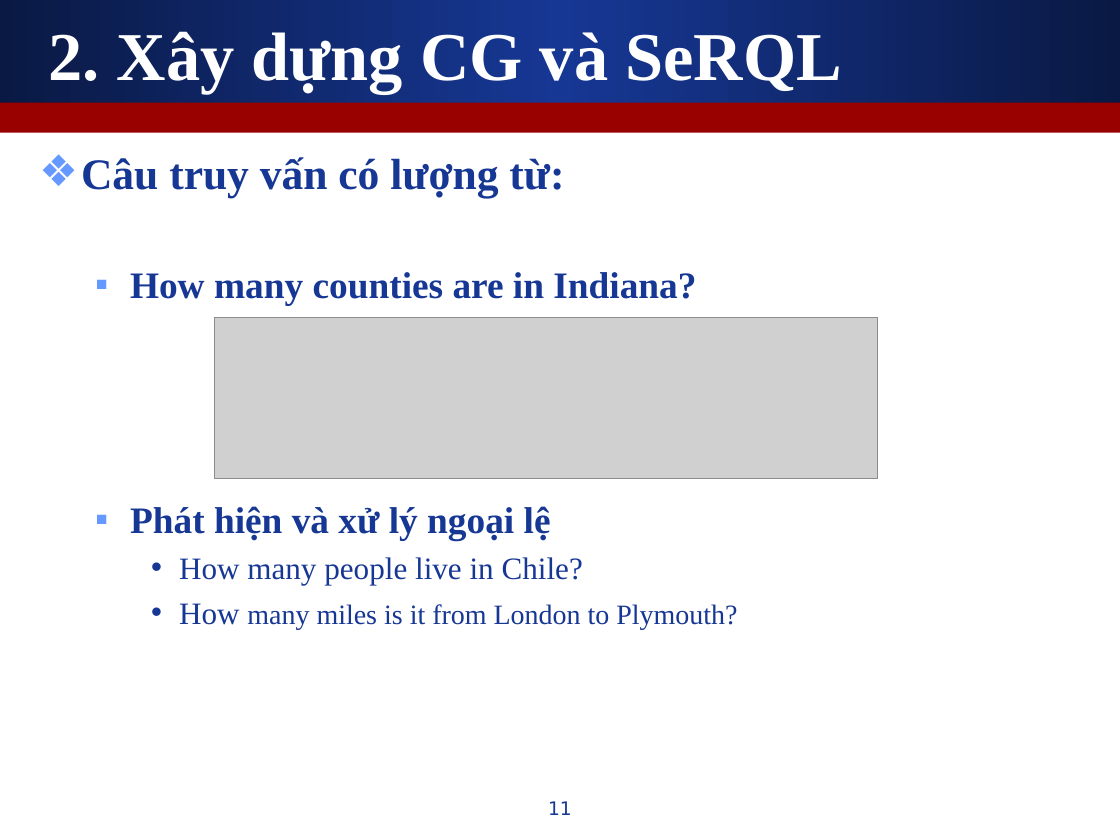
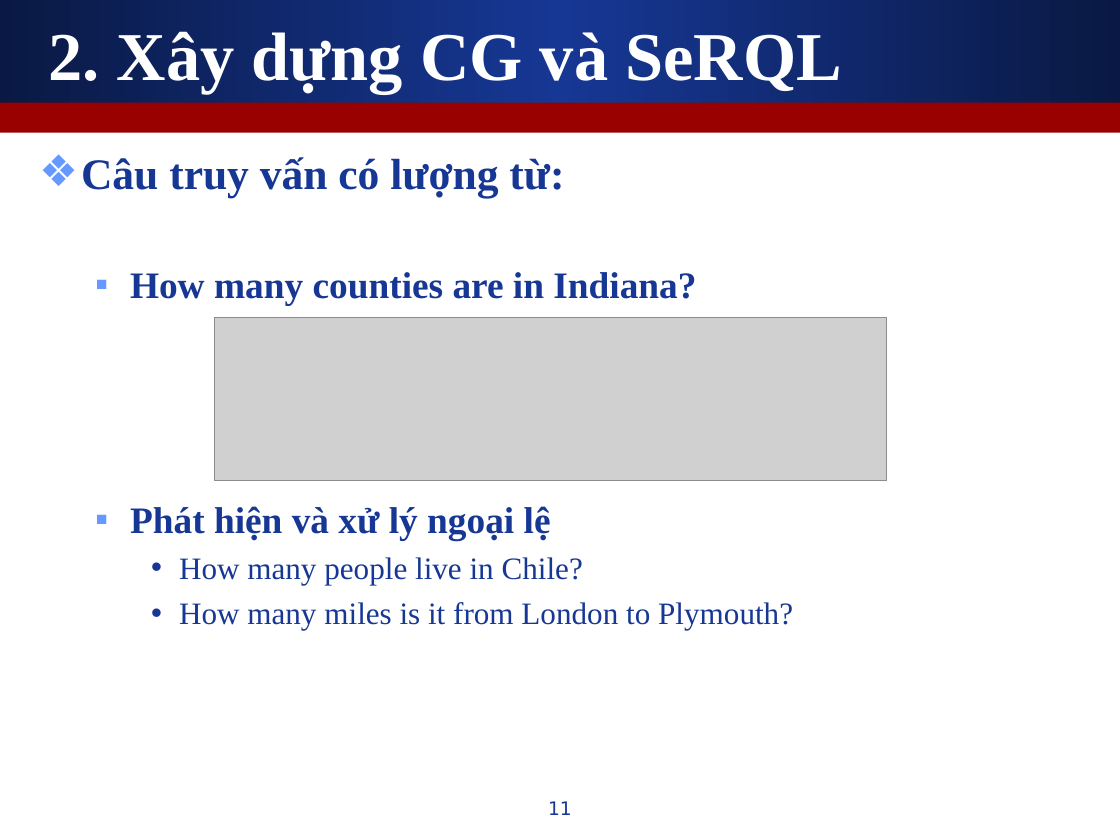
Before and after one commit to leaderwing/kt-kimres, a slide deck: slide 11 of note/[Thesis] Presentation.ppt. Drawn at 1120x840 pixels with LibreOffice and Linux fonts; fonts in the diff are those of the drawing; grey boxes stand for pictures. Boxes give left, top, right and bottom in pixels: in the first picture for what was removed or moved away, otherwise in the second. Text is boxed around its words. In the diff, an @@ line names an element or a change of style, - is before the commit and + after.

```diff
--- a/note/[Thesis] Presentation.ppt
+++ b/note/[Thesis] Presentation.ppt
@@ picture: place and size @@
-picture at (215, 317, 878, 478)
+picture at (215, 317, 887, 480)
@@ text at (179, 602, 793, 630): size 18 to 20 pt in "many miles is it from London to ..." @@
```
Also in this commit, not shown: 7 other slides changed.
